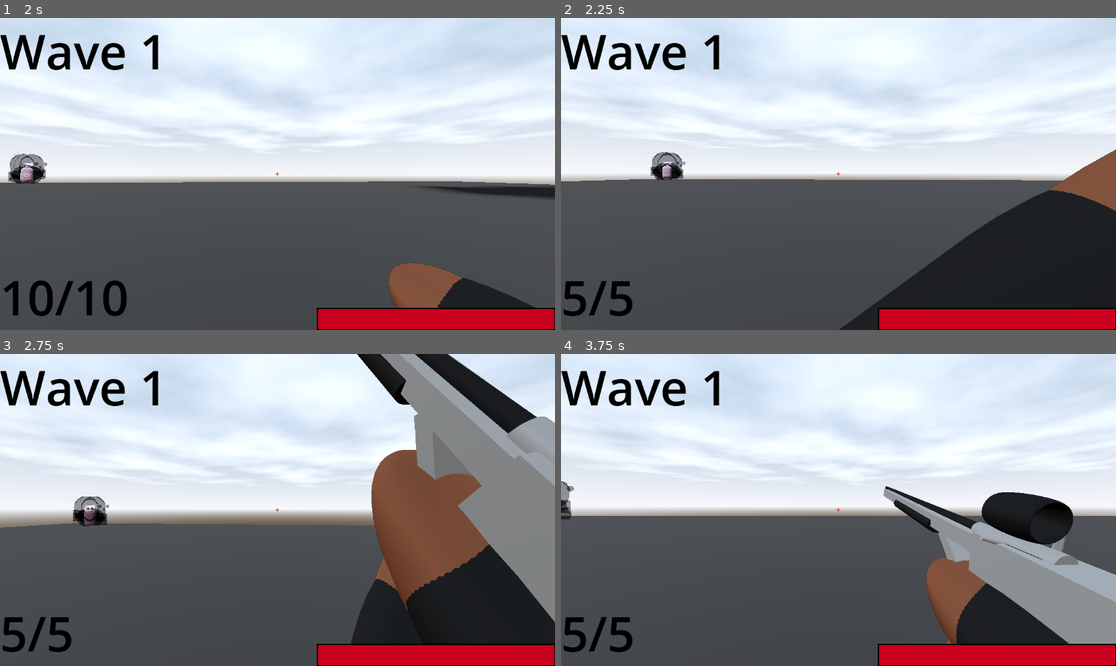
Above: before the commit, frames 1-4 (two rows, left to right).
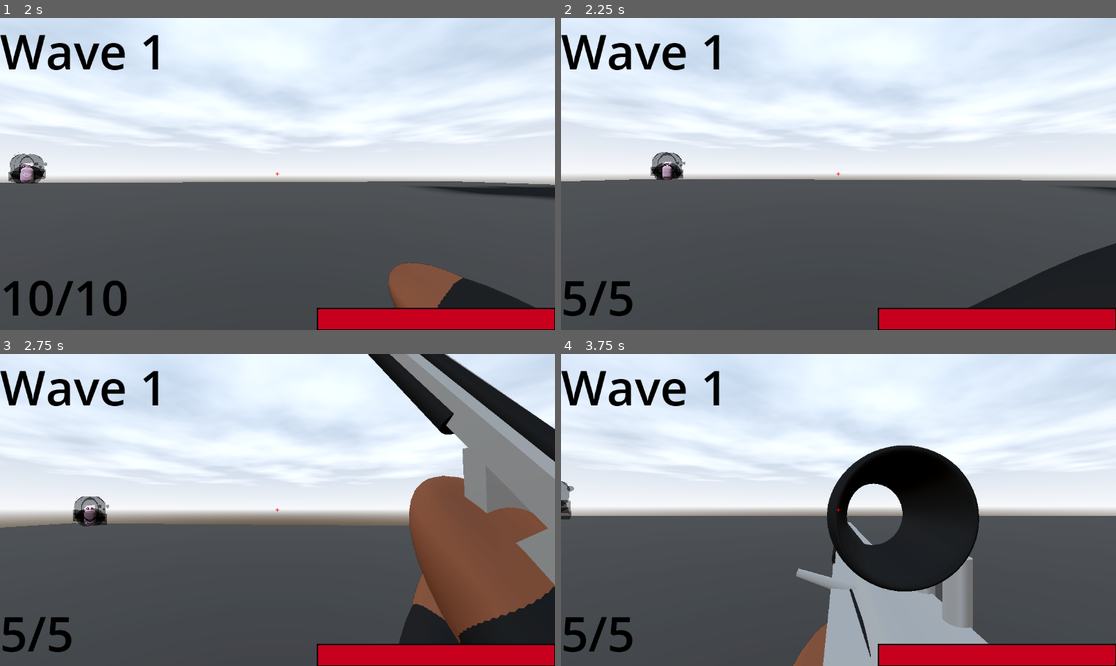
Above: after the commit, the same moments.

Repository: DylanFrenzy/The-Trials-and-Tribulations-of-Tim-Cheese
Game: Godot game, scene res://scenes/hud/start_screen.tscn
The game is run twice, just before and just after one commit, with the same random seed, the same clock (stepped at 60 frames per second) and the same inputs.
Inputs (mouse positions are in pixels of both pictures, inside the frame that each line leads up to):
- Up to frame 1 (2 s): click "Start" at 0.5 s; move the mouse to (305, 174) at 1.27 s; hold W (move_forward) from 1.28 s (still down); hold Mouse wheel up (change_weapon_scroll) from 1.28 s (still down); tap Space (jump) at 1.52 s; tap 1 (pistol_switch) at 1.55 s
- Up to frame 2 (2.25 s): keep holding W (move_forward); move the mouse to (810, 174) at 2.02 s; release Mouse wheel up (change_weapon_scroll) at 2.03 s; tap 1 (pistol_switch) at 2.1 s
- Up to frame 3 (2.75 s): keep holding W (move_forward); tap Space (jump) at 2.27 s; click (249, 510) at 2.3 s
- Up to frame 4 (3.75 s): keep holding W (move_forward); move the mouse to (849, 503) at 2.77 s; press the mouse at (849, 503) at 2.78 s; right-click (849, 503) at 3.05 s; move the mouse to (832, 516) at 3.52 s; release the mouse at (832, 516) at 3.53 s; right-click (832, 516) at 3.6 s

Frame 1 is identical in both runs. In frame 2, 9.3% of the frame differs, in the area x 50-100%, y 42-100%; in frame 3, 15%; in frame 4, 25%, in the area x 41-100%, y 29-100%.

Commit message:
sniper, anis

Diff:
--- a/3d-project/scenes/gun_cam.tscn
+++ b/3d-project/scenes/gun_cam.tscn
@@ -630,6 +630,48 @@
 &"put_away": SubResource("Animation_mk8an")
 }
 
+[sub_resource type="Animation" id="Animation_oq0w2"]
+resource_name = "Pull_Up"
+tracks/0/type = "value"
+tracks/0/imported = false
+tracks/0/enabled = true
+tracks/0/path = NodePath("..:rotation")
+tracks/0/interp = 1
+tracks/0/loop_wrap = true
+tracks/0/keys = {
+"times": PackedFloat32Array(0, 0.5, 1),
+"transitions": PackedFloat32Array(1, 1, 1),
+"update": 0,
+"values": [Vector3(0.170305, -1.57079, -2.55485), Vector3(0.226893, -1.5708, -1.30202), Vector3(0, -1.5708, 0)]
+}
+
+[sub_resource type="Animation" id="Animation_qjhyf"]
+resource_name = "Put_Away"
+tracks/0/type = "value"
+tracks/0/imported = false
+tracks/0/enabled = true
+tracks/0/path = NodePath("..:position")
+tracks/0/interp = 1
+tracks/0/loop_wrap = true
+tracks/0/keys = {
+"times": PackedFloat32Array(0, 1),
+"transitions": PackedFloat32Array(1, 1),
+"update": 0,
+"values": [Vector3(0.162856, -0.144786, -0.0982909), Vector3(0.162856, -0.144786, -0.0982909)]
+}
+tracks/1/type = "value"
+tracks/1/imported = false
+tracks/1/enabled = true
+tracks/1/path = NodePath("..:rotation")
+tracks/1/interp = 1
+tracks/1/loop_wrap = true
+tracks/1/keys = {
+"times": PackedFloat32Array(0, 1),
+"transitions": PackedFloat32Array(1, 1),
+"update": 0,
+"values": [Vector3(-3.43945e-07, -1.5708, -0.0493625), Vector3(-0.542139, -1.57079, -2.35325)]
+}
+
 [sub_resource type="Animation" id="Animation_jtfo8"]
 length = 0.001
 tracks/0/type = "value"
@@ -655,6 +697,34 @@
 "transitions": PackedFloat32Array(1),
 "update": 0,
 "values": [Vector3(0, -1.5708, 0)]
+}
+
+[sub_resource type="Animation" id="Animation_l3yuo"]
+resource_name = "Reload"
+length = 2.0
+tracks/0/type = "value"
+tracks/0/imported = false
+tracks/0/enabled = true
+tracks/0/path = NodePath("..:position")
+tracks/0/interp = 1
+tracks/0/loop_wrap = true
+tracks/0/keys = {
+"times": PackedFloat32Array(0, 0.75, 1.36667, 1.96667),
+"transitions": PackedFloat32Array(1, 1, 1, 1),
+"update": 0,
+"values": [Vector3(0.162856, -0.144786, -0.0982909), Vector3(0.162856, -0.269932, -0.0982909), Vector3(0.162856, -0.269932, -0.0982909), Vector3(0.162856, -0.144786, -0.0982909)]
+}
+tracks/1/type = "value"
+tracks/1/imported = false
+tracks/1/enabled = true
+tracks/1/path = NodePath("..:rotation")
+tracks/1/interp = 1
+tracks/1/loop_wrap = true
+tracks/1/keys = {
+"times": PackedFloat32Array(0, 0.75, 1.36667, 1.96667),
+"transitions": PackedFloat32Array(1, 1, 1, 1),
+"update": 0,
+"values": [Vector3(-3.43945e-07, -1.5708, -0.0493625), Vector3(4.17506e-06, -1.12293, 0.627441), Vector3(4.17506e-06, -1.12293, 0.627441), Vector3(0, -1.5708, 0)]
 }
 
 [sub_resource type="Animation" id="Animation_wfaqt"]
@@ -727,88 +797,6 @@
 "transitions": PackedFloat32Array(0.615572, 1.93187, 1),
 "update": 0,
 "values": [Vector3(0, -1.5708, 0), Vector3(-3.32858e-06, -1.5708, -0.477714), Vector3(0, -1.5708, 0)]
-}
-
-[sub_resource type="Animation" id="Animation_l3yuo"]
-resource_name = "Reload"
-length = 2.0
-tracks/0/type = "value"
-tracks/0/imported = false
-tracks/0/enabled = true
-tracks/0/path = NodePath("..:position")
-tracks/0/interp = 1
-tracks/0/loop_wrap = true
-tracks/0/keys = {
-"times": PackedFloat32Array(0, 0.75, 1.36667, 1.96667),
-"transitions": PackedFloat32Array(1, 1, 1, 1),
-"update": 0,
-"values": [Vector3(0.162856, -0.144786, -0.0982909), Vector3(0.162856, -0.269932, -0.0982909), Vector3(0.162856, -0.269932, -0.0982909), Vector3(0.162856, -0.144786, -0.0982909)]
-}
-tracks/1/type = "value"
-tracks/1/imported = false
-tracks/1/enabled = true
-tracks/1/path = NodePath("..:rotation")
-tracks/1/interp = 1
-tracks/1/loop_wrap = true
-tracks/1/keys = {
-"times": PackedFloat32Array(0, 0.75, 1.36667, 1.96667),
-"transitions": PackedFloat32Array(1, 1, 1, 1),
-"update": 0,
-"values": [Vector3(-3.43945e-07, -1.5708, -0.0493625), Vector3(4.17506e-06, -1.12293, 0.627441), Vector3(4.17506e-06, -1.12293, 0.627441), Vector3(-3.43945e-07, -1.5708, -0.0493625)]
-}
-
-[sub_resource type="Animation" id="Animation_oq0w2"]
-resource_name = "Pull_Up"
-tracks/0/type = "value"
-tracks/0/imported = false
-tracks/0/enabled = true
-tracks/0/path = NodePath("..:position")
-tracks/0/interp = 1
-tracks/0/loop_wrap = true
-tracks/0/keys = {
-"times": PackedFloat32Array(0, 1),
-"transitions": PackedFloat32Array(1, 1),
-"update": 0,
-"values": [Vector3(0.162856, -0.144786, -0.0982909), Vector3(0.162856, -0.144786, -0.0982909)]
-}
-tracks/1/type = "value"
-tracks/1/imported = false
-tracks/1/enabled = true
-tracks/1/path = NodePath("..:rotation")
-tracks/1/interp = 1
-tracks/1/loop_wrap = true
-tracks/1/keys = {
-"times": PackedFloat32Array(0, 0.5, 1),
-"transitions": PackedFloat32Array(1, 1, 1),
-"update": 0,
-"values": [Vector3(0.170305, -1.57079, -2.55485), Vector3(0.226893, -1.5708, -1.30202), Vector3(-3.43945e-07, -1.5708, -0.0493625)]
-}
-
-[sub_resource type="Animation" id="Animation_qjhyf"]
-resource_name = "Put_Away"
-tracks/0/type = "value"
-tracks/0/imported = false
-tracks/0/enabled = true
-tracks/0/path = NodePath("..:position")
-tracks/0/interp = 1
-tracks/0/loop_wrap = true
-tracks/0/keys = {
-"times": PackedFloat32Array(0, 1),
-"transitions": PackedFloat32Array(1, 1),
-"update": 0,
-"values": [Vector3(0.162856, -0.144786, -0.0982909), Vector3(0.162856, -0.144786, -0.0982909)]
-}
-tracks/1/type = "value"
-tracks/1/imported = false
-tracks/1/enabled = true
-tracks/1/path = NodePath("..:rotation")
-tracks/1/interp = 1
-tracks/1/loop_wrap = true
-tracks/1/keys = {
-"times": PackedFloat32Array(0, 1),
-"transitions": PackedFloat32Array(1, 1),
-"update": 0,
-"values": [Vector3(-3.43945e-07, -1.5708, -0.0493625), Vector3(-0.542139, -1.57079, -2.35325)]
 }
 
 [sub_resource type="AnimationLibrary" id="AnimationLibrary_jtfo8"]
--- a/3d-project/scripts/arms.gd
+++ b/3d-project/scripts/arms.gd
@@ -10,7 +10,7 @@
 
 func _input(event: InputEvent) -> void:
 	if (event.is_action_pressed("pistol_switch")):
-		if has_node("Pistol") || sniper_ani.is_playing() || sniper.zoomed: return
+		if has_node("Pistol") || sniper_ani.is_playing(): return
 		swap_to_pistol()
 
 	if (event.is_action_pressed("sniper_switch")):
@@ -21,9 +21,11 @@
 		if pistol_ani.is_playing() || sniper_ani.is_playing(): return
 		if (has_node("Pistol")): swap_to_sniper()
 		else: swap_to_pistol()
-		pass
 
 func swap_to_pistol():
+	if sniper.zoomed:
+		sniper.Zoom()
+		await sniper_ani.animation_finished
 	sniper_ani.play("Put_Away")
 	await sniper_ani.animation_finished
 	remove_child(sniper)
--- a/3d-project/scripts/sniper_rifle.gd
+++ b/3d-project/scripts/sniper_rifle.gd
@@ -9,65 +9,39 @@
 @onready var ray_caster = get_parent().get_parent().get_node("RayCast3D");
 @onready var ammo_display = get_tree().root.get_node("Node3D/hud/Ammo")
 @onready var gun_cam = get_parent().get_parent()
-var is_reloading := false
 var zoomed = false
-var shooting := false
 
 func _input(event: InputEvent) -> void:
+	if ani_player.is_playing(): return
+
 	if event.is_action_pressed("zoom"):
-		if shooting or is_reloading:
-			await ani_player.animation_finished
+		Zoom()
+	if event.is_action_released("zoom"):
 		Zoom()
 
-	if event.is_action_released("zoom"):
-		if shooting or is_reloading:
-			await ani_player.animation_finished
-		Zoom()
-
-
-	if (event.is_action_pressed("shoot")) and !shooting:
-		if ani_player.is_playing() and !zoomed: return
+	if (event.is_action_pressed("shoot")):
 		if current_ammo != 0:
 			current_ammo -= 1;
 			update_ammo_display(current_ammo)
 			if !zoomed:
 				ani_player.play("shoot")
-				shooting = true
-				if ray_caster.is_colliding():
-					var target = ray_caster.get_collider();
-					if target.has_method("take_damage"):
-						target.take_damage(damage);
-				await ani_player.animation_finished
-				shooting = false
 			else:
 				ani_player.play("Zoom_Fire")
-				shooting = true
-				if ray_caster.is_colliding():
-					var target = ray_caster.get_collider();
-					if target.has_method("take_damage"):
-						target.take_damage(damage);
-				await ani_player.animation_finished
-				shooting = false
-
-			#muzzle_flash.emitting = true
-			#if ray_caster.is_colliding():
-				#var target = ray_caster.get_collider();
-				#if target.has_method("take_damage"):
-					#target.take_damage(damage);
+			if ray_caster.is_colliding():
+				var target = ray_caster.get_collider();
+				if target.has_method("take_damage"):
+					target.take_damage(damage);
 
 	if (event.is_action_pressed("reload")):
 		#muzzle_flash.emitting = false
-		if ani_player.is_playing() || is_reloading || current_ammo == max_ammo: return
-		if zoomed:
-			ani_player.play_backwards("Zoom")
-			await ani_player.animation_finished
-		is_reloading = true
+		if current_ammo == max_ammo: return
 		ani_player.play("Reload")
 		await ani_player.animation_finished
 		current_ammo = max_ammo
 		update_ammo_display(max_ammo)
-		is_reloading = false
-
+		if zoomed:
+			ani_player.play("Zoom")
+			await ani_player.animation_finished
 
 func Zoom():
 	if !zoomed:
